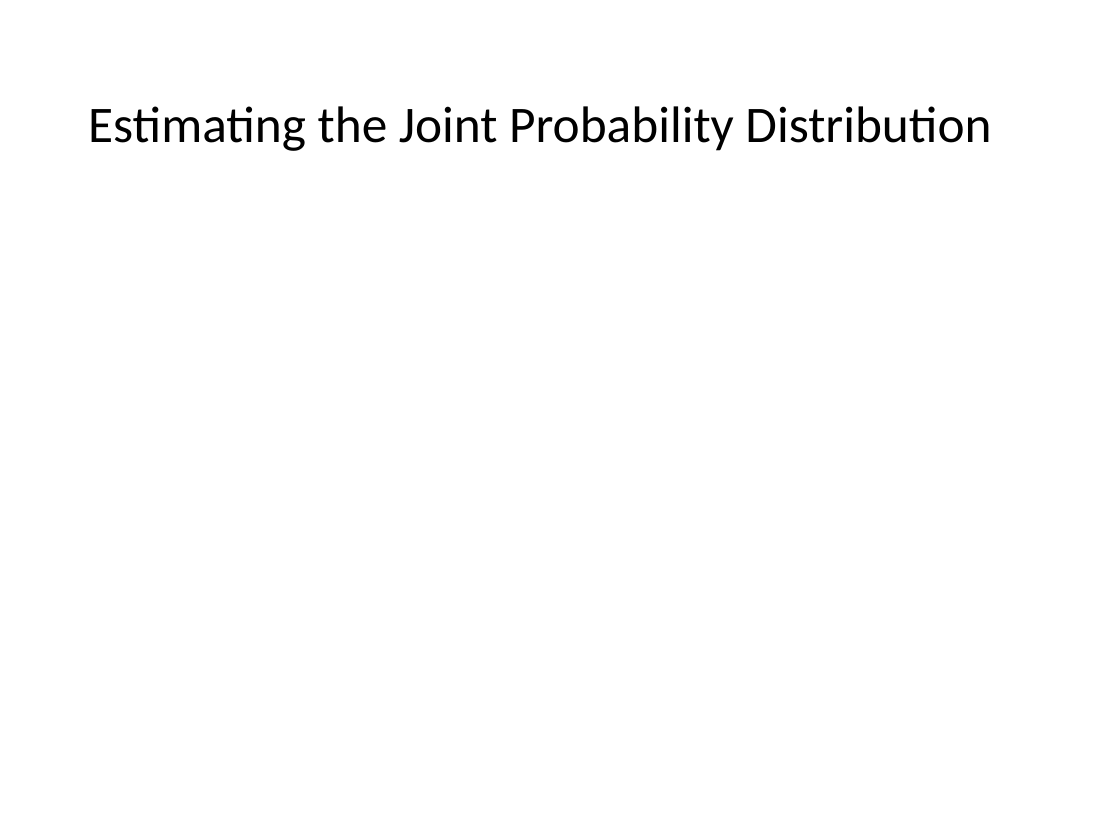
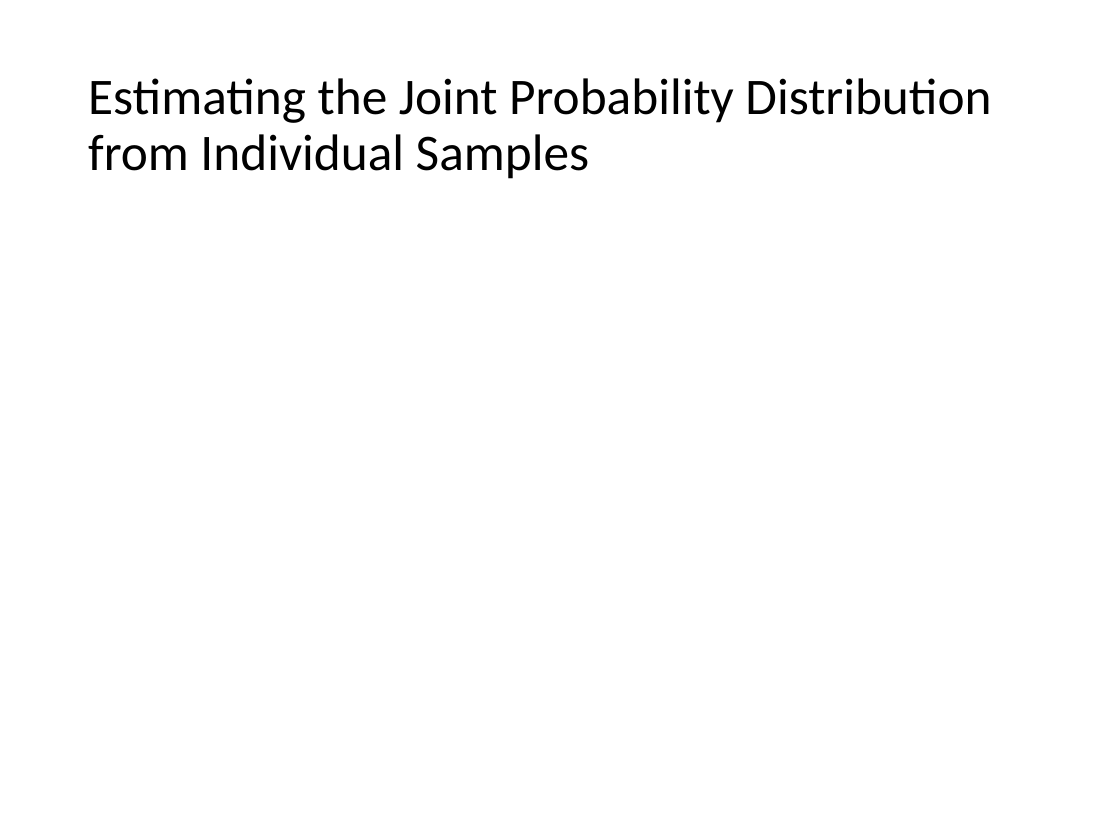
Before and after one commit to mhahsler/CS7320-AI, a slide deck: slide 36 of slides/13_bayes_nets.pptx. Drawn at 1120x840 pixels with LibreOffice and Linux fonts; fonts in the diff are those of the drawing; grey boxes stand for pictures. Boxes give left, top, right and bottom in pixels: in the first picture for what was removed or moved away, otherwise in the second. Text is boxed around its words. In the diff, an @@ line names an element or a change of style, - is before the commit and + after.

```diff
--- a/slides/13_bayes_nets.pptx
+++ b/slides/13_bayes_nets.pptx
@@ title at (88,78,991,179): text changed @@
-Estimating the Joint Probability Distribution
+Estimating the Joint Probability Distribution from Individual Samples
```
Also in this commit, not shown: 27 other slides changed, 3 other files.
